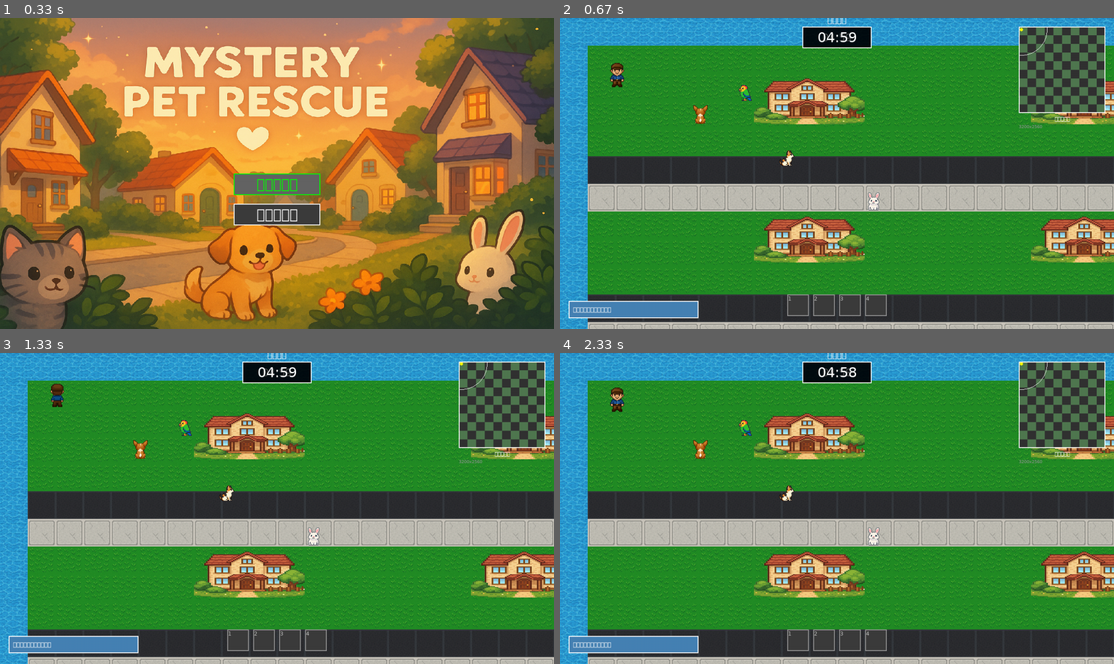
Above: before the commit, frames 1-4 (two rows, left to right).
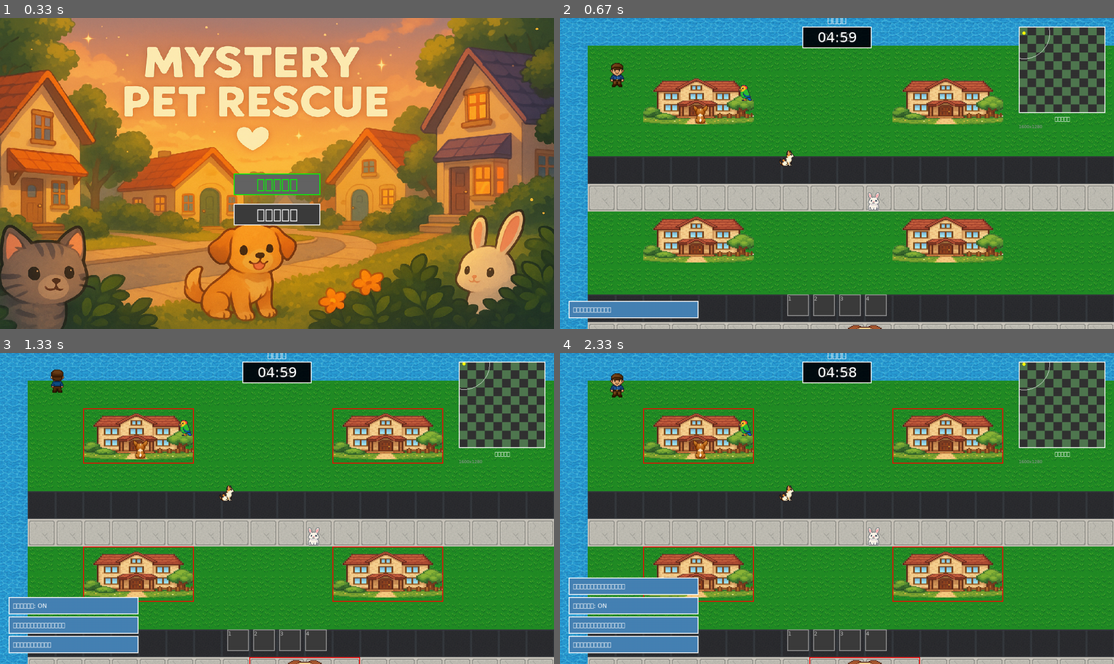
Above: after the commit, the same moments.

Repository: yuichi1000/mystery-pet-rescue
Game: pygame game, started from main.py
Same seed, same stepped clock (60 frames per second), same inputs: the game is played once before the commit and once after it.
Inputs (mouse positions are in pixels of both pictures, inside the frame that each line leads up to):
- Up to frame 1 (0.33 s): no input
- Up to frame 2 (0.67 s): click "ゲーム開始" at 0.38 s
- Up to frame 3 (1.33 s): hold F5 0.67-1.13 s; hold Up 0.67-1.13 s; move the mouse to (254, 520) at 0.7 s; hold F6 from 1.17 s (still down); hold Up from 1.17 s (still down)
- Up to frame 4 (2.33 s): release F6 at 1.63 s; release Up at 1.63 s; hold F5 1.67-2.13 s; hold Up 1.67-2.13 s; move the mouse to (704, 511) at 1.7 s; tap S at 2.17 s

Frame 1 is identical in both runs. In frame 2, 17% of the frame differs, in the area x 15-100%, y 2-100%; in frame 3, 21%; in frame 4, 22%, in the area x 1-100%, y 2-100%.

Commit message:
fix: 建物衝突判定の修正とマップサイズの最適化
- マップサイズを50x40から25x20に縮小（4分の1）
- 建物の衝突判定を厳格化
  - 建物の全エリアを衝突判定に設定
  - 建物画像との重複を完全に防止
- プレイヤーの衝突判定を改善
  - 足元の4つの角をチェックする方式に変更
  - より正確な移動判定を実現
- 建物画像の動的スケーリング対応
- デバッグ機能を強化
  - F5キー: 衝突判定情報のコンソール出力
  - F6キー: 衝突判定エリアの視覚表示
- 公園を含む全建物の配置を新マップサイズに最適化

Changes:
- data/maps/realistic_city_v1.json: マップサイズ縮小、建物配置調整
- src/systems/building_system.py: 衝突判定の厳格化、デバッグ表示追加
- src/systems/map_system.py: プレイヤー衝突判定改善
- src/scenes/game.py: デバッグキー追加（F5/F6）

Diff:
--- a/data/maps/realistic_city_v1.json
+++ b/data/maps/realistic_city_v1.json
@@ -6,84 +6,64 @@
   "description": "全タイルを使用した本格的な街マップ",
   "estimated_playtime": "25-35分",
   "dimensions": {
-    "width": 50,
-    "height": 40,
+    "width": 25,
+    "height": 20,
     "tile_size": 64
   },
   "spawn_point": {
-    "x": 25,
-    "y": 38,
+    "x": 12,
+    "y": 18,
     "direction": "north"
   },
   "zones": {
     "residential_north": {
       "name": "北住宅地",
       "name_en": "North Residential",
-      "bounds": {"x": 5, "y": 5, "width": 40, "height": 15},
-      "description": "高級住宅街エリア"
+      "bounds": {"x": 2, "y": 2, "width": 21, "height": 8},
+      "description": "住宅街エリア"
     },
     "commercial_center": {
       "name": "商業地区",
       "name_en": "Commercial District",
-      "bounds": {"x": 15, "y": 20, "width": 20, "height": 10},
-      "description": "ペットショップや商店街"
+      "bounds": {"x": 8, "y": 10, "width": 10, "height": 5},
+      "description": "ペットショップエリア"
     },
     "park_area": {
       "name": "公園エリア",
       "name_en": "Park Area",
-      "bounds": {"x": 35, "y": 15, "width": 12, "height": 20},
-      "description": "大きな公園と池"
+      "bounds": {"x": 18, "y": 8, "width": 6, "height": 10},
+      "description": "公園と池"
     },
     "residential_south": {
       "name": "南住宅地",
       "name_en": "South Residential",
-      "bounds": {"x": 5, "y": 30, "width": 25, "height": 8},
+      "bounds": {"x": 2, "y": 15, "width": 12, "height": 4},
       "description": "一般住宅街"
     }
   },
   "terrain": {
     "base_layer": "grass",
     "layout": [
-      "WWWWWWWWWWWWWWWWWWWWWWWWWWWWWWWWWWWWWWWWWWWWWWWWWW",
-      "WGGGGGGGGGGGGGGGGGGGGGGGGGGGGGGGGGGGGGGGGGGGGGGGGW",
-      "WGHHHHGGGGGGGGGGGHHHHGGGGGGGGGGGHHHHGGGGGGGGGGGGW",
-      "WGHHHHGGGGGGGGGGGHHHHGGGGGGGGGGGHHHHGGGGGGGGGGGGW",
-      "WGGGGGGGGGGGGGGGGGGGGGGGGGGGGGGGGGGGGGGGGGGGGGGGW",
-      "WRRRRRRRRRRRRRRRRRRRRRRRRRRRRRRRRRRRRRRRRRRRRRRRRW",
-      "WSSSSSSSSSSSSSSSSSSSSSSSSSSSSSSSSSSSSSSSSSSSSSSSW",
-      "WGHHHHGGGGGGGGGGGHHHHGGGGGGGGGGGHHHHGGGGGGGGGGGGW",
-      "WGHHHHGGGGGGGGGGGHHHHGGGGGGGGGGGHHHHGGGGGGGGGGGGW",
-      "WGGGGGGGGGGGGGGGGGGGGGGGGGGGGGGGGGGGGGGGGGGGGGGGW",
-      "WRRRRRRRRRRRRRRRRRRRRRRRRRRRRRRRRRRRRRRRRRRRRRRRRW",
-      "WSSSSSSSSSSSSSSSSSSSSSSSSSSSSSSSSSSSSSSSSSSSSSSSW",
-      "WGHHHHGGGGGGGGGGGHHHHGGGGGGGGGGGHHHHGGGGGGGGGGGGW",
-      "WGHHHHGGGGGGGGGGGHHHHGGGGGGGGGGGHHHHGGGGGGGGGGGGW",
-      "WGGGGGGGGGGGGGGGGGGGGGGGGGGGGGGGGGGGGGGGGGGGGGGGW",
-      "WRRRRRRRRRRRRRRRRRRRRRRRRRRRRRRRRRRRRRRRRRRRRRRRRW",
-      "WSSSSSSSSSSSSSSSSSSSSSSSSSSSSSSSSSSSSSSSSSSSSSSSW",
-      "WGGGGGGGGGGGGGGGGGGGGGGGGGGGGGGGGGGGGGGGGGGGGGGGW",
-      "WGGGGGGGGGGGGGGGGGGGGGGGGGGGGGGGGGGGGGGGGGGGGGGGW",
-      "WGGGGGGGGGGGGGGGGGGGGGGGGGGGGGGGGGGGGGGGGGGGGGGGW",
-      "WRRRRRRRRRRRRRRRRRRRRRRRRRRRRRRRRRRRRRRRRRRRRRRRRW",
-      "WSSSSSSSSSSSSSSSSSSSSSSSSSSSSSSSSSSSSSSSSSSSSSSSW",
-      "WGGGGGGGGGGGGGGGGGGGGGGGGGGGGGGGGGGGGGGGGGGGGGGGW",
-      "WGGGGGGGGGGGGGGGGGGGGGGGGGGGGGGGGGGGGGGGGGGGGGGGW",
-      "WGGGGGGGGGGGGGGGGGGGGGGGGGGGGGGGGGGGGGGGGGGGGGGGW",
-      "WRRRRRRRRRRRRRRRRRRRRRRRRRRRRRRRRRRRRRRRRRRRRRRRRW",
-      "WSSSSSSSSSSSSSSSSSSSSSSSSSSSSSSSSSSSSSSSSSSSSSSSW",
-      "WGHHHHGGGGGGGGGGGHHHHGGGGGGGGGGGHHHHGGGGGGGGGGGGW",
-      "WGHHHHGGGGGGGGGGGHHHHGGGGGGGGGGGHHHHGGGGGGGGGGGGW",
-      "WGGGGGGGGGGGGGGGGGGGGGGGGGGGGGGGGGGGGGGGGGGGGGGGW",
-      "WRRRRRRRRRRRRRRRRRRRRRRRRRRRRRRRRRRRRRRRRRRRRRRRRW",
-      "WSSSSSSSSSSSSSSSSSSSSSSSSSSSSSSSSSSSSSSSSSSSSSSSW",
-      "WGHHHHGGGGGGGGGGGHHHHGGGGGGGGGGGHHHHGGGGGGGGGGGGW",
-      "WGHHHHGGGGGGGGGGGHHHHGGGGGGGGGGGHHHHGGGGGGGGGGGGW",
-      "WGGGGGGGGGGGGGGGGGGGGGGGGGGGGGGGGGGGGGGGGGGGGGGGW",
-      "WRRRRRRRRRRRRRRRRRRRRRRRRRRRRRRRRRRRRRRRRRRRRRRRRW",
-      "WSSSSSSSSSSSSSSSSSSSSSSSSSSSSSSSSSSSSSSSSSSSSSSSW",
-      "WGGGGGGGGGGGGGGGGGGGGGGGGGGGGGGGGGGGGGGGGGGGGGGGW",
-      "WGGGGGGGGGGGGGGGGGGGGGGGGGGGGGGGGGGGGGGGGGGGGGGGW",
-      "WWWWWWWWWWWWWWWWWWWWWWWWWWWWWWWWWWWWWWWWWWWWWWWWWW"
+      "WWWWWWWWWWWWWWWWWWWWWWWWW",
+      "WGGGGGGGGGGGGGGGGGGGGGGGW",
+      "WGHHHHGGGGGHHHHGGGGGGGGGW",
+      "WGHHHHGGGGGHHHHGGGGGGGGGW",
+      "WGGGGGGGGGGGGGGGGGGGGGGGW",
+      "WRRRRRRRRRRRRRRRRRRRRRRRRW",
+      "WSSSSSSSSSSSSSSSSSSSSSSSW",
+      "WGHHHHGGGGGHHHHGGGGGGGGGW",
+      "WGHHHHGGGGGHHHHGGGGGGGGGW",
+      "WGGGGGGGGGGGGGGGGGGGGGGGW",
+      "WRRRRRRRRRRRRRRRRRRRRRRRRW",
+      "WSSSSSSSSSSSSSSSSSSSSSSSW",
+      "WGGGGGGGGGGGPPPPPPPPPPGGW",
+      "WGGGGGGGGGGGPPPPPPPPPPGGW",
+      "WGGGGGGGGGGGPPPPPPPPPPGGW",
+      "WRRRRRRRRRRRRRRRRRRRRRRRRW",
+      "WSSSSSSSSSSSSSSSSSSSSSSSW",
+      "WGHHHHGGGGGHHHHGGGGGGGGGW",
+      "WGHHHHGGGGGHHHHGGGGGGGGGW",
+      "WWWWWWWWWWWWWWWWWWWWWWWWW"
     ]
   },
   "tile_mapping": {
@@ -98,13 +78,14 @@
     "K": "rock",
     "M": "stone_wall",
     "D": "ground",
-    "H": "house_area"
+    "H": "house_area",
+    "P": "grass"
   },
   "buildings": [
     {
       "id": "house_01",
       "type": "house_residential",
-      "position": {"x": 7, "y": 2},
+      "position": {"x": 3, "y": 2},
       "size": {"width": 4, "height": 2},
       "name": "田中さんの家",
       "name_en": "Tanaka House",
@@ -114,7 +95,7 @@
     {
       "id": "house_02",
       "type": "house_residential",
-      "position": {"x": 17, "y": 2},
+      "position": {"x": 12, "y": 2},
       "size": {"width": 4, "height": 2},
       "name": "佐藤さんの家",
       "name_en": "Sato House",
@@ -124,17 +105,7 @@
     {
       "id": "house_03",
       "type": "house_residential",
-      "position": {"x": 27, "y": 2},
-      "size": {"width": 4, "height": 2},
-      "name": "鈴木さんの家",
-      "name_en": "Suzuki House",
-      "interactable": true,
-      "description": "大きな窓が特徴的な家"
-    },
-    {
-      "id": "house_04",
-      "type": "house_residential",
-      "position": {"x": 7, "y": 7},
+      "position": {"x": 3, "y": 7},
       "size": {"width": 4, "height": 2},
       "name": "山田さんの家",
       "name_en": "Yamada House",
@@ -142,9 +113,9 @@
       "description": "ペットを飼っている家"
     },
     {
-      "id": "house_05",
-      "type": "house_residential",
-      "position": {"x": 17, "y": 7},
+      "id": "house_04",
+      "type": "house_residential",
+      "position": {"x": 12, "y": 7},
       "size": {"width": 4, "height": 2},
       "name": "高橋さんの家",
       "name_en": "Takahashi House",
@@ -152,50 +123,10 @@
       "description": "赤い屋根の家"
     },
     {
-      "id": "house_06",
-      "type": "house_residential",
-      "position": {"x": 27, "y": 7},
-      "size": {"width": 4, "height": 2},
-      "name": "伊藤さんの家",
-      "name_en": "Ito House",
-      "interactable": true,
-      "description": "緑に囲まれた家"
-    },
-    {
-      "id": "house_07",
-      "type": "house_residential",
-      "position": {"x": 7, "y": 12},
-      "size": {"width": 4, "height": 2},
-      "name": "渡辺さんの家",
-      "name_en": "Watanabe House",
-      "interactable": true,
-      "description": "角地にある家"
-    },
-    {
-      "id": "house_08",
-      "type": "house_residential",
-      "position": {"x": 17, "y": 12},
-      "size": {"width": 4, "height": 2},
-      "name": "中村さんの家",
-      "name_en": "Nakamura House",
-      "interactable": true,
-      "description": "二階建ての家"
-    },
-    {
-      "id": "house_09",
-      "type": "house_residential",
-      "position": {"x": 27, "y": 12},
-      "size": {"width": 4, "height": 2},
-      "name": "小林さんの家",
-      "name_en": "Kobayashi House",
-      "interactable": true,
-      "description": "白い壁の家"
-    },
-    {
       "id": "petshop_01",
       "type": "house_petshop",
-      "position": {"x": 20, "y": 22},
-      "size": {"width": 6, "height": 3},
+      "position": {"x": 9, "y": 11},
+      "size": {"width": 4, "height": 2},
       "name": "ハッピーペットショップ",
       "name_en": "Happy Pet Shop",
       "interactable": true,
@@ -205,17 +136,17 @@
     {
       "id": "park_01",
       "type": "park_facility",
-      "position": {"x": 37, "y": 17},
-      "size": {"width": 8, "height": 6},
+      "position": {"x": 19, "y": 12},
+      "size": {"width": 4, "height": 3},
       "name": "みどり公園",
       "name_en": "Midori Park",
       "interactable": true,
-      "description": "大きな池がある公園"
-    },
-    {
-      "id": "house_10",
-      "type": "house_residential",
-      "position": {"x": 7, "y": 27},
+      "description": "池がある小さな公園"
+    },
+    {
+      "id": "house_05",
+      "type": "house_residential",
+      "position": {"x": 3, "y": 17},
       "size": {"width": 4, "height": 2},
       "name": "松本さんの家",
       "name_en": "Matsumoto House",
@@ -223,78 +154,52 @@
       "description": "南側住宅街の家"
     },
     {
-      "id": "house_11",
-      "type": "house_residential",
-      "position": {"x": 17, "y": 27},
+      "id": "house_06",
+      "type": "house_residential",
+      "position": {"x": 12, "y": 17},
       "size": {"width": 4, "height": 2},
       "name": "井上さんの家",
       "name_en": "Inoue House",
       "interactable": true,
       "description": "庭が広い家"
-    },
-    {
-      "id": "house_12",
-      "type": "house_residential",
-      "position": {"x": 7, "y": 32},
-      "size": {"width": 4, "height": 2},
-      "name": "木村さんの家",
-      "name_en": "Kimura House",
-      "interactable": true,
-      "description": "駅に近い家"
-    },
-    {
-      "id": "house_13",
-      "type": "house_residential",
-      "position": {"x": 17, "y": 32},
-      "size": {"width": 4, "height": 2},
-      "name": "林さんの家",
-      "name_en": "Hayashi House",
-      "interactable": true,
-      "description": "新築の家"
     }
   ],
   "decorations": [
     {
       "type": "tree",
       "positions": [
-        {"x": 5, "y": 5}, {"x": 12, "y": 5}, {"x": 22, "y": 5}, {"x": 32, "y": 5},
-        {"x": 5, "y": 10}, {"x": 12, "y": 10}, {"x": 22, "y": 10}, {"x": 32, "y": 10},
-        {"x": 5, "y": 15}, {"x": 12, "y": 15}, {"x": 22, "y": 15}, {"x": 32, "y": 15},
-        {"x": 35, "y": 16}, {"x": 36, "y": 18}, {"x": 38, "y": 20}, {"x": 40, "y": 22},
-        {"x": 42, "y": 24}, {"x": 44, "y": 26}, {"x": 46, "y": 28}
+        {"x": 2, "y": 5}, {"x": 8, "y": 5}, {"x": 17, "y": 5},
+        {"x": 2, "y": 10}, {"x": 8, "y": 10}, {"x": 17, "y": 10},
+        {"x": 19, "y": 9}, {"x": 20, "y": 11}, {"x": 22, "y": 13}, {"x": 21, "y": 15}
       ]
     },
     {
       "type": "bush",
       "positions": [
-        {"x": 6, "y": 4}, {"x": 13, "y": 4}, {"x": 23, "y": 4}, {"x": 33, "y": 4},
-        {"x": 6, "y": 9}, {"x": 13, "y": 9}, {"x": 23, "y": 9}, {"x": 33, "y": 9},
-        {"x": 6, "y": 14}, {"x": 13, "y": 14}, {"x": 23, "y": 14}, {"x": 33, "y": 14},
-        {"x": 37, "y": 19}, {"x": 39, "y": 21}, {"x": 41, "y": 23}, {"x": 43, "y": 25}
+        {"x": 7, "y": 4}, {"x": 16, "y": 4},
+        {"x": 7, "y": 9}, {"x": 16, "y": 9},
+        {"x": 18, "y": 10}, {"x": 23, "y": 12}
       ]
     },
     {
       "type": "flower_bed",
       "positions": [
-        {"x": 15, "y": 3}, {"x": 16, "y": 3}, {"x": 25, "y": 3}, {"x": 26, "y": 3},
-        {"x": 15, "y": 8}, {"x": 16, "y": 8}, {"x": 25, "y": 8}, {"x": 26, "y": 8},
-        {"x": 15, "y": 13}, {"x": 16, "y": 13}, {"x": 25, "y": 13}, {"x": 26, "y": 13},
-        {"x": 18, "y": 25}, {"x": 19, "y": 25}, {"x": 24, "y": 25}, {"x": 25, "y": 25}
+        {"x": 11, "y": 3}, {"x": 15, "y": 3},
+        {"x": 11, "y": 8}, {"x": 15, "y": 8},
+        {"x": 8, "y": 13}, {"x": 14, "y": 13}
       ]
     },
     {
       "type": "rock",
       "positions": [
-        {"x": 36, "y": 17}, {"x": 45, "y": 19}, {"x": 38, "y": 25}, {"x": 44, "y": 27}
+        {"x": 20, "y": 10}, {"x": 22, "y": 14}
       ]
     },
     {
       "type": "water",
       "positions": [
-        {"x": 40, "y": 18}, {"x": 41, "y": 18}, {"x": 42, "y": 18},
-        {"x": 39, "y": 19}, {"x": 40, "y": 19}, {"x": 41, "y": 19}, {"x": 42, "y": 19}, {"x": 43, "y": 19},
-        {"x": 39, "y": 20}, {"x": 40, "y": 20}, {"x": 41, "y": 20}, {"x": 42, "y": 20}, {"x": 43, "y": 20},
-        {"x": 40, "y": 21}, {"x": 41, "y": 21}, {"x": 42, "y": 21}
+        {"x": 20, "y": 13}, {"x": 21, "y": 13}, {"x": 22, "y": 13},
+        {"x": 20, "y": 14}, {"x": 21, "y": 14}, {"x": 22, "y": 14}
       ]
     }
   ],
@@ -304,11 +209,11 @@
       "type": "dog",
       "name": "ポチ",
       "name_en": "Pochi",
-      "spawn_position": {"x": 9, "y": 4},
+      "spawn_position": {"x": 5, "y": 4},
       "hiding_spots": [
-        {"x": 9, "y": 4, "description": "田中さんの家の庭"},
-        {"x": 14, "y": 6, "description": "街路樹の陰"},
-        {"x": 19, "y": 9, "description": "佐藤さんの家の裏"}
+        {"x": 5, "y": 4, "description": "田中さんの家の庭"},
+        {"x": 8, "y": 6, "description": "街路樹の陰"},
+        {"x": 14, "y": 9, "description": "佐藤さんの家の裏"}
       ],
       "personality": "friendly",
       "required_item": "dog_treat",
@@ -319,11 +224,11 @@
       "type": "cat",
       "name": "ミケ",
       "name_en": "Mike",
-      "spawn_position": {"x": 29, "y": 14},
+      "spawn_position": {"x": 14, "y": 8},
       "hiding_spots": [
-        {"x": 29, "y": 14, "description": "小林さんの家の屋根"},
-        {"x": 24, "y": 11, "description": "商店街の路地"},
-        {"x": 31, "y": 8, "description": "高い塀の上"}
+        {"x": 14, "y": 8, "description": "高橋さんの家の屋根"},
+        {"x": 11, "y": 12, "description": "商店街の路地"},
+        {"x": 16, "y": 6, "description": "高い塀の上"}
       ],
       "personality": "cautious",
       "required_item": "cat_food",
@@ -334,11 +239,11 @@
       "type": "rabbit",
       "name": "ウサ太",
       "name_en": "Usata",
-      "spawn_position": {"x": 41, "y": 20},
+      "spawn_position": {"x": 21, "y": 14},
       "hiding_spots": [
-        {"x": 41, "y": 20, "description": "公園の茂みの中"},
-        {"x": 38, "y": 23, "description": "池の近くの草むら"},
-        {"x": 44, "y": 18, "description": "大きな木の根元"}
+        {"x": 21, "y": 14, "description": "公園の茂みの中"},
+        {"x": 20, "y": 12, "description": "池の近くの草むら"},
+        {"x": 22, "y": 10, "description": "大きな木の根元"}
       ],
       "personality": "timid",
       "required_item": "carrot",
@@ -349,11 +254,11 @@
       "type": "bird",
       "name": "ピーちゃん",
       "name_en": "Pii-chan",
-      "spawn_position": {"x": 22, "y": 24},
+      "spawn_position": {"x": 11, "y": 12},
       "hiding_spots": [
-        {"x": 22, "y": 24, "description": "ペットショップの看板"},
-        {"x": 35, "y": 16, "description": "公園の高い木"},
-        {"x": 12, "y": 10, "description": "街路樹の枝"}
+        {"x": 11, "y": 12, "description": "ペットショップの看板"},
+        {"x": 19, "y": 9, "description": "公園の高い木"},
+        {"x": 8, "y": 10, "description": "街路樹の枝"}
       ],
       "personality": "energetic",
       "required_item": "bird_seed",
@@ -365,28 +270,28 @@
       "id": "dog_treat",
       "name": "犬のおやつ",
       "name_en": "Dog Treat",
-      "position": {"x": 22, "y": 23},
+      "position": {"x": 10, "y": 12},
       "description": "ペットショップで売っている犬用おやつ"
     },
     {
       "id": "cat_food",
       "name": "キャットフード",
       "name_en": "Cat Food",
-      "position": {"x": 21, "y": 23},
+      "position": {"x": 9, "y": 12},
       "description": "猫の好物の缶詰"
     },
     {
       "id": "carrot",
       "name": "ニンジン",
       "name_en": "Carrot",
-      "position": {"x": 15, "y": 3},
+      "position": {"x": 11, "y": 3},
       "description": "田中さんの家の花壇で育てているニンジン"
     },
     {
       "id": "bird_seed",
       "name": "鳥の餌",
       "name_en": "Bird Seed",
-      "position": {"x": 23, "y": 23},
+      "position": {"x": 12, "y": 12},
       "description": "小鳥用の種のミックス"
     }
   ],
@@ -395,7 +300,7 @@
       "id": "shop_owner",
       "name": "ペットショップ店長",
       "name_en": "Pet Shop Owner",
-      "position": {"x": 22, "y": 22},
+      "position": {"x": 11, "y": 11},
       "dialogue": {
         "initial": "いらっしゃいませ！迷子のペットをお探しですか？",
         "initial_en": "Welcome! Are you looking for lost pets?",
@@ -407,7 +312,7 @@
       "id": "park_visitor",
       "name": "公園の散歩者",
       "name_en": "Park Visitor",
-      "position": {"x": 39, "y": 19},
+      "position": {"x": 20, "y": 13},
       "dialogue": {
         "initial": "こんにちは。公園でお散歩ですか？",
         "initial_en": "Hello. Taking a walk in the park?",
@@ -420,7 +325,7 @@
     {
       "id": "park_bench",
       "type": "bench",
-      "position": {"x": 37, "y": 21},
+      "position": {"x": 19, "y": 15},
       "name": "公園のベンチ",
       "name_en": "Park Bench",
       "action": "rest",
@@ -429,7 +334,7 @@
     {
       "id": "water_fountain",
       "type": "fountain",
-      "position": {"x": 41, "y": 19},
+      "position": {"x": 21, "y": 13},
       "name": "噴水",
       "name_en": "Water Fountain",
       "action": "examine",
--- a/src/scenes/game.py
+++ b/src/scenes/game.py
@@ -238,6 +238,30 @@
                 # デモではCキーでペット図鑑切り替えはなし
                 pass
 
+            elif event.key == pygame.K_F5:
+                # デバッグ: 衝突判定情報を表示
+                player_tile_x = int(self.player.x // 64)
+                player_tile_y = int(self.player.y // 64)
+                print(f"🔍 プレイヤー位置: ピクセル({self.player.x:.1f}, {self.player.y:.1f}) タイル({player_tile_x}, {player_tile_y})")
+
+                # 周辺の衝突判定をチェック
+                for dy in range(-2, 3):
+                    for dx in range(-2, 3):
+                        check_x = player_tile_x + dx
+                        check_y = player_tile_y + dy
+                        is_blocked = self.map_system.building_system.is_position_blocked_by_building(check_x, check_y, debug=True)
+                        tile_type = self.map_system.get_tile_at_position(check_x * 64, check_y * 64)
+                        print(f"  タイル({check_x}, {check_y}): {'🚫' if is_blocked else '✅'} {tile_type.value if tile_type else 'None'}")
+
+                self.game_ui.add_notification("衝突判定情報をコンソールに出力", NotificationType.INFO)
+
+            elif event.key == pygame.K_F6:
+                # デバッグ: 衝突判定の視覚表示を切り替え
+                self.map_system.debug_collision = not getattr(self.map_system, 'debug_collision', False)
+                status = "ON" if self.map_system.debug_collision else "OFF"
+                self.game_ui.add_notification(f"衝突判定表示: {status}", NotificationType.INFO)
+                print(f"🔍 衝突判定表示: {status}")
+
         elif event.type == pygame.USEREVENT + 1:
             # ゲーム完了タイマー（旧）
             if self.victory:
--- a/src/systems/building_system.py
+++ b/src/systems/building_system.py
@@ -56,11 +56,8 @@
         }
 
         for building_type, path in building_paths.items():
-            # 建物は大きいので、基本サイズの2-3倍で読み込み
-            sprite = self.asset_manager.load_image(
-                path,
-                (self.tile_size * 4, self.tile_size * 3)  # 4x3タイルサイズ
-            )
+            # 建物画像を元のサイズで読み込み（描画時にスケール）
+            sprite = self.asset_manager.load_image(path)
             if sprite:
                 self.building_sprites[building_type] = sprite
                 print(f"✅ 建物画像読み込み: {building_type.value}")
@@ -92,7 +89,7 @@
 
         print(f"✅ 建物読み込み完了: {len(self.buildings)}軒")
 
-    def draw_buildings(self, screen: pygame.Surface, camera_offset: Tuple[int, int]):
+    def draw_buildings(self, screen: pygame.Surface, camera_offset: Tuple[int, int], debug_collision: bool = False):
         """建物を描画"""
         for building in self.buildings:
             sprite = self.building_sprites.get(building.building_type)
@@ -116,6 +113,15 @@
                         (building.size[0] * self.tile_size, building.size[1] * self.tile_size)
                     )
                     screen.blit(scaled_sprite, (pixel_x, pixel_y))
+
+                    # デバッグ: 衝突判定エリアを表示
+                    if debug_collision:
+                        collision_rect = pygame.Rect(
+                            pixel_x, pixel_y,
+                            building.size[0] * self.tile_size,
+                            building.size[1] * self.tile_size
+                        )
+                        pygame.draw.rect(screen, (255, 0, 0, 100), collision_rect, 2)  # 赤い枠
 
     def get_building_at_position(self, tile_x: int, tile_y: int) -> Optional[Building]:
         """指定位置の建物を取得"""
@@ -147,9 +153,27 @@
 
         return nearby_buildings
 
-    def is_position_blocked_by_building(self, tile_x: int, tile_y: int) -> bool:
+    def is_position_blocked_by_building(self, tile_x: int, tile_y: int, debug: bool = False) -> bool:
         """指定位置が建物によってブロックされているかチェック"""
-        return self.get_building_at_position(tile_x, tile_y) is not None
+        for building in self.buildings:
+            bx, by = building.position
+            bw, bh = building.size
+
+            # 建物の全エリア + 周辺1タイルを衝突判定とする
+            # これにより建物画像と重ならず、適切な距離を保てる
+            buffer = 0  # 周辺バッファ（建物に密着して歩けるように0に設定）
+
+            collision_x1 = bx - buffer
+            collision_y1 = by - buffer
+            collision_x2 = bx + bw + buffer
+            collision_y2 = by + bh + buffer
+
+            if collision_x1 <= tile_x < collision_x2 and collision_y1 <= tile_y < collision_y2:
+                if debug:
+                    print(f"🏠 建物衝突: {building.name} at ({tile_x}, {tile_y}) - 建物エリア: ({collision_x1}, {collision_y1}) to ({collision_x2}, {collision_y2})")
+                return True
+
+        return False
 
     def get_building_info(self, building_id: str) -> Optional[Dict[str, Any]]:
         """建物情報を取得"""
--- a/src/systems/map_system.py
+++ b/src/systems/map_system.py
@@ -478,7 +478,8 @@
             screen.blit(self.map_surface, (0, 0), source_rect)
 
         # 建物を描画
-        self.building_system.draw_buildings(screen, (int(camera_x), int(camera_y)))
+        debug_collision = getattr(self, 'debug_collision', False)
+        self.building_system.draw_buildings(screen, (int(camera_x), int(camera_y)), debug_collision)
 
     def get_tile_at_position(self, world_x: float, world_y: float) -> Optional[TileType]:
         """ワールド座標のタイルタイプを取得"""
@@ -494,20 +495,24 @@
 
         return None
 
-    def is_walkable(self, world_x: float, world_y: float) -> bool:
+    def is_walkable(self, world_x: float, world_y: float, debug: bool = False) -> bool:
         """指定位置が歩行可能かチェック"""
         tile_type = self.get_tile_at_position(world_x, world_y)
         if tile_type is None:
+            if debug:
+                print(f"🚫 マップ境界外: ({world_x:.1f}, {world_y:.1f})")
             return False
 
         tile_data = self.tile_definitions.get(tile_type)
         if not (tile_data.walkable if tile_data else True):
+            if debug:
+                print(f"🚫 タイル衝突: {tile_type.value} at ({world_x:.1f}, {world_y:.1f})")
             return False
 
         # 建物による衝突もチェック
         tile_x = int(world_x // self.tile_size)
         tile_y = int(world_y // self.tile_size)
-        if self.building_system.is_position_blocked_by_building(tile_x, tile_y):
+        if self.building_system.is_position_blocked_by_building(tile_x, tile_y, debug):
             return False
 
         return True
@@ -533,12 +538,14 @@
         if self._check_building_collision(rect):
             return True
 
-        # タイル衝突チェック（マップ内の場合のみ）
+        # タイル衝突チェック（プレイヤーの足元を重点的にチェック）
+        # プレイヤーの足元（下半分）の4つの角をチェック
+        foot_top = rect.centery  # プレイヤーの中央から下を足元とする
         corners = [
-            (rect.left, rect.top),
-            (rect.right - 1, rect.top),
-            (rect.left, rect.bottom - 1),
-            (rect.right - 1, rect.bottom - 1)
+            (rect.left + 2, foot_top),      # 左足
+            (rect.right - 3, foot_top),     # 右足
+            (rect.left + 2, rect.bottom - 2),   # 左足先
+            (rect.right - 3, rect.bottom - 2)   # 右足先
         ]
 
         for x, y in corners:
